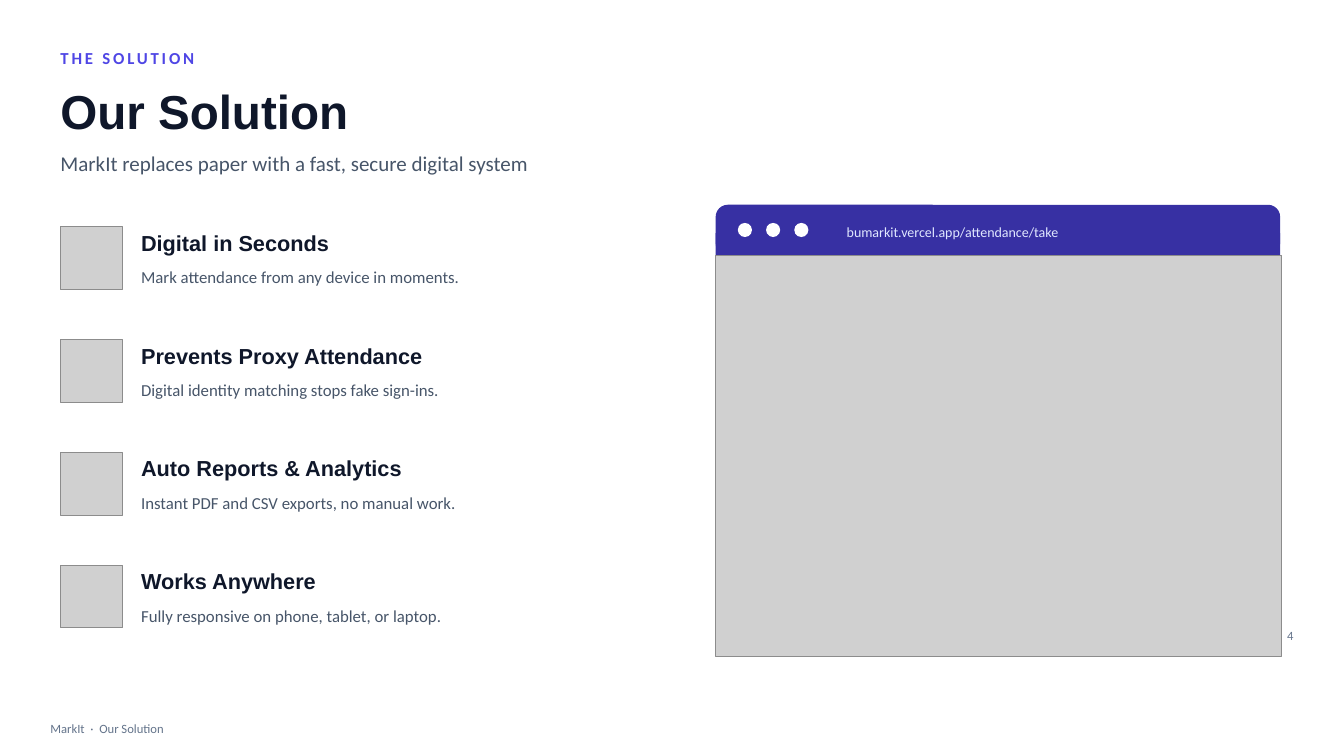
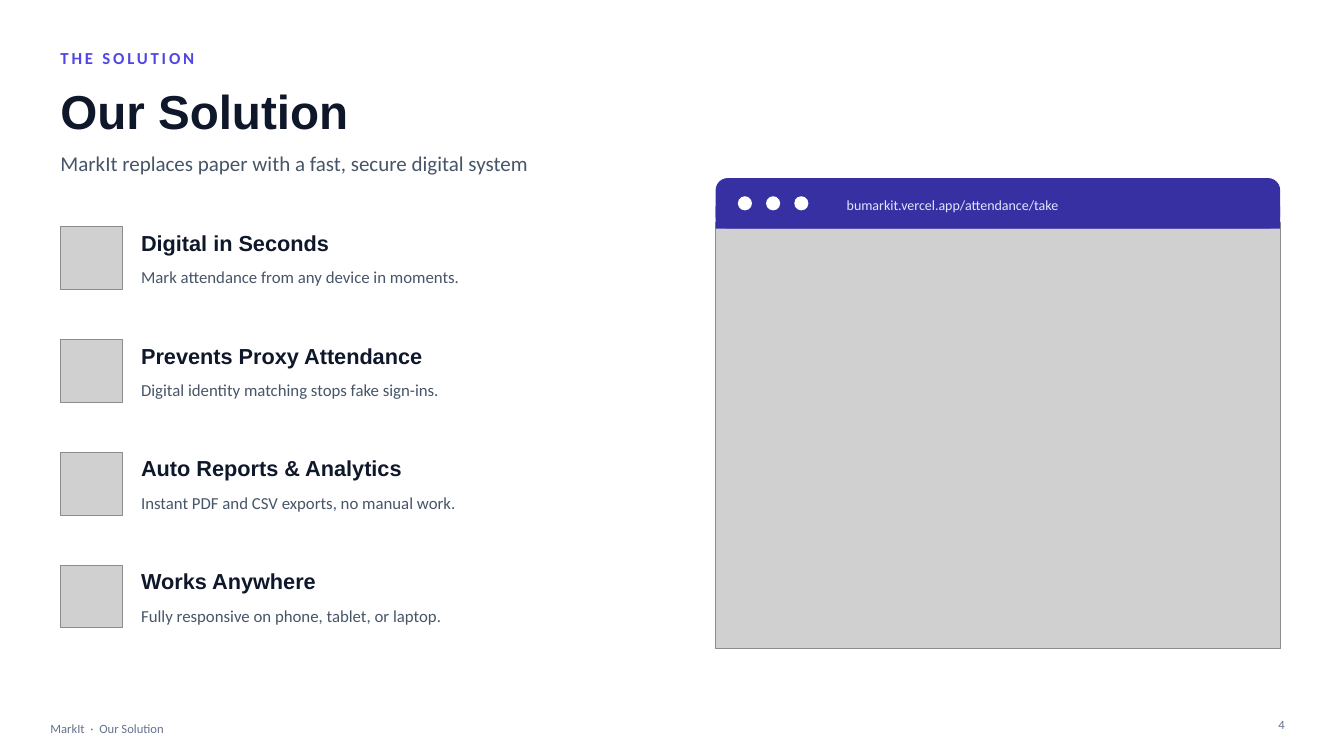
Before and after one commit to Miraz2/markit-app, a slide deck: slide 4 of frontend/public/markit.pptx. Drawn at 1344x756 pixels with LibreOffice and Linux fonts; fonts in the diff are those of the drawing; grey boxes stand for pictures. Boxes give left, top, right and bottom in pixels: in the first picture for what was removed or moved away, otherwise in the second. Text is boxed around its words. In the diff, an @@ line names an element or a change of style, - is before the commit and + after.

```diff
--- a/frontend/public/markit.pptx
+++ b/frontend/public/markit.pptx
@@ 3 ellipses, 1 text, 1 rounded rectangle, 1 rectangle: place and size @@
-3 ellipses, 1 text, 1 rounded rectangle, 1 rectangle at [716, 205, 1280, 255]
+3 ellipses, 1 text, 1 rounded rectangle, 1 rectangle at [716, 178, 1280, 229]
@@ picture: place and size @@
-picture at [716, 255, 1282, 656]
+picture at [716, 223, 1280, 649]
@@ text "4": place and size @@
-text "4" at [1287, 632, 1293, 640]
+text "4" at [1278, 721, 1284, 729]
```
Also in this commit, not shown: 1 slide added, 1 other file.
